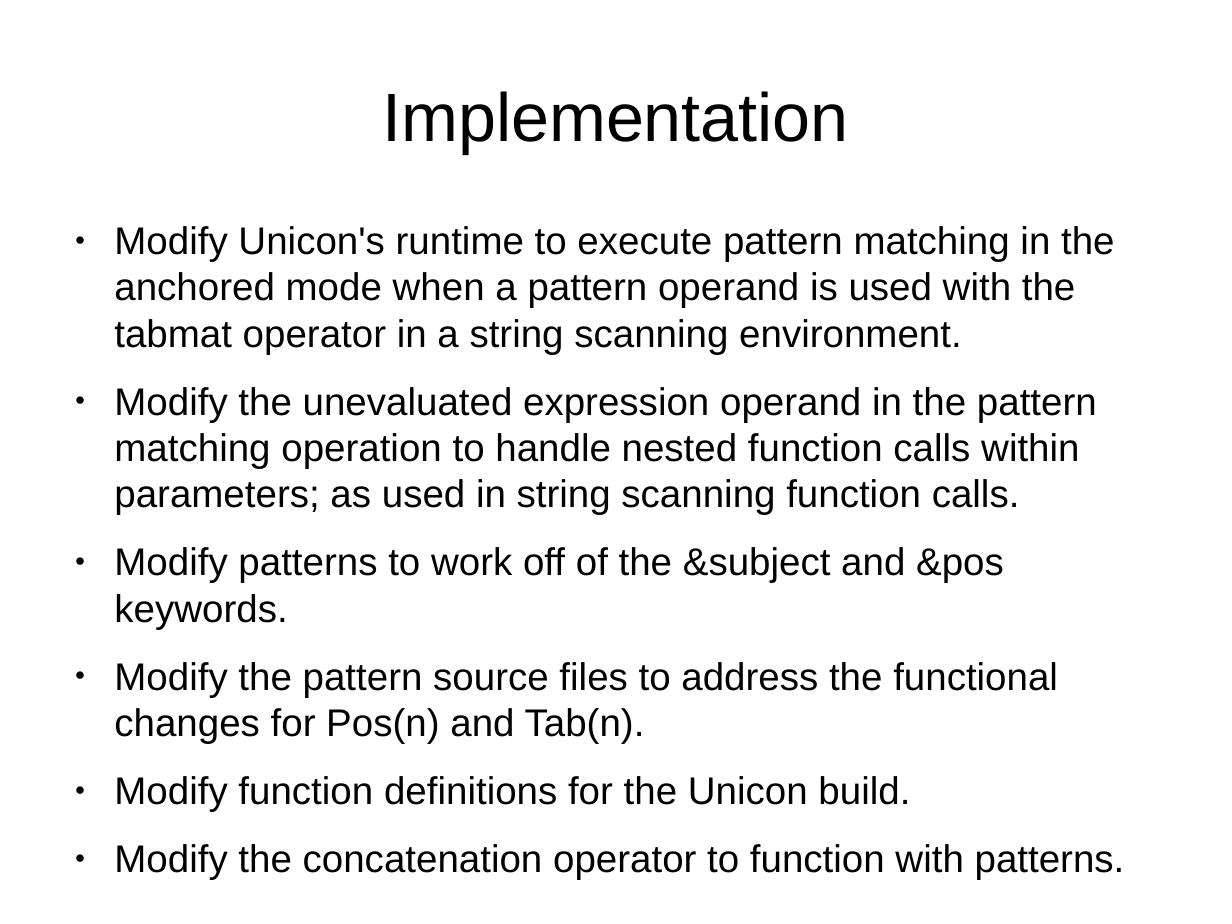
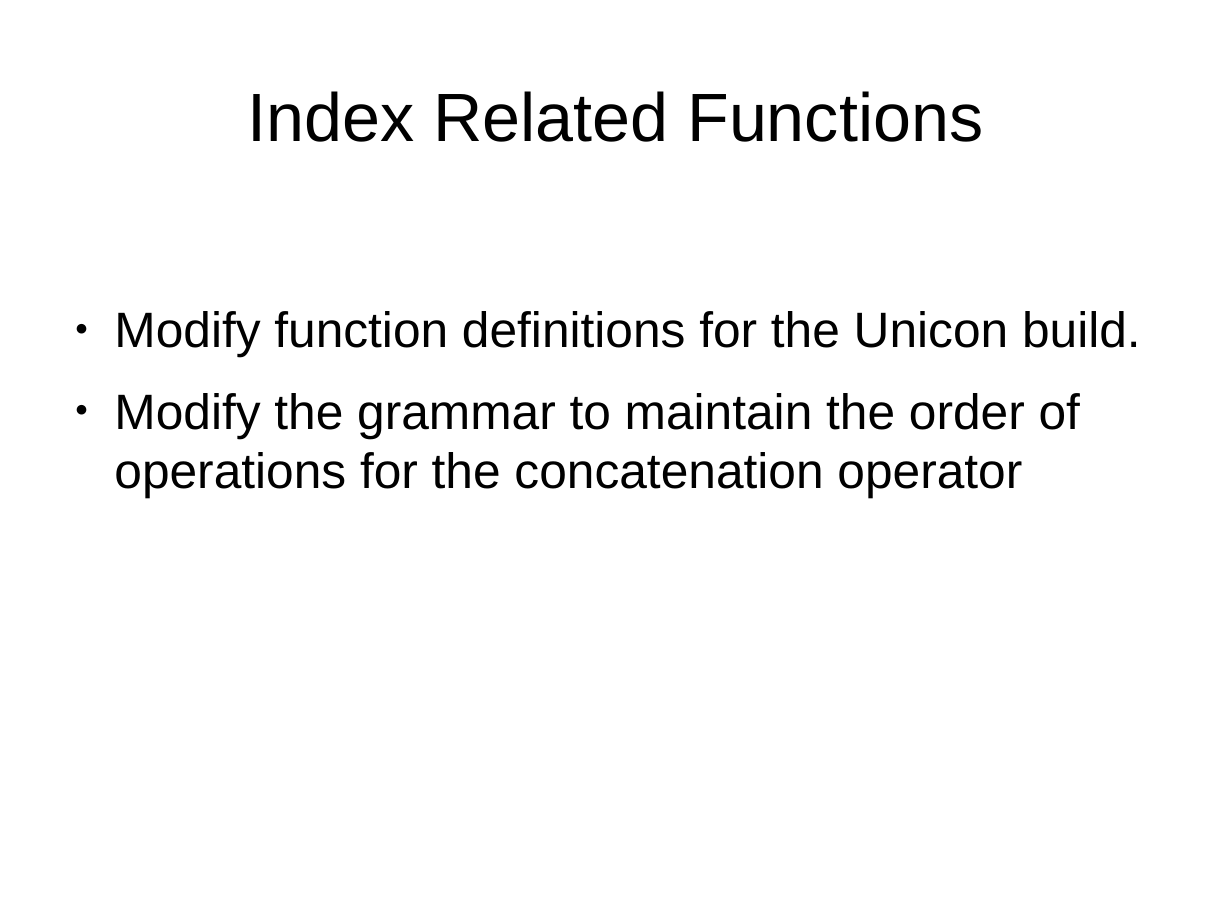
Before and after one commit to johngoettsche/Thesis, a slide deck: slide 36 of ThesisDefense.odp (slide 25 before the commit). Drawn at 1232x924 pixels with LibreOffice and Linux fonts; fonts in the diff are those of the drawing. Boxes give left, top, right and bottom in pixels: in the first picture for what was removed or moved away, otherwise in the second. Text is boxed around its words. In the diff, an @@ line names an element or a change of style, - is before the commit and + after.

```diff
--- a/ThesisDefense.odp
+++ b/ThesisDefense.odp
@@ title at [247, 91, 983, 142]: text changed @@
-Implementation
+Index Related Functions
@@ text at [114, 226, 1115, 744]: paragraphs removed @@
-● Modify Unicon's runtime to execute pattern matching in the anchored mode when a pattern operand is used with the tabmat operator in a string scanning environment.
-● Modify the unevaluated expression operand in the pattern matching operation to handle nested function calls within parameters; as used in string scanning function calls.
-● Modify patterns to work off of the &subject and &pos keywords.
-● Modify the pattern source files to address the functional changes for Pos(n) and Tab(n).
@@ text at [114, 311, 1141, 357]: size 24.8 to 32 pt in "Modify function definitions for the Unicon build." @@
@@ text at [114, 393, 1080, 498]: text changed; size 24.8 to 32 pt @@
-● Modify the concatenation operator to function with patterns.
+● Modify the grammar to maintain the order of operations for the concatenation operator
```
Also in this commit, not shown: 4 other slides changed, 14 slides added, 2 slides removed, 1 other file.
